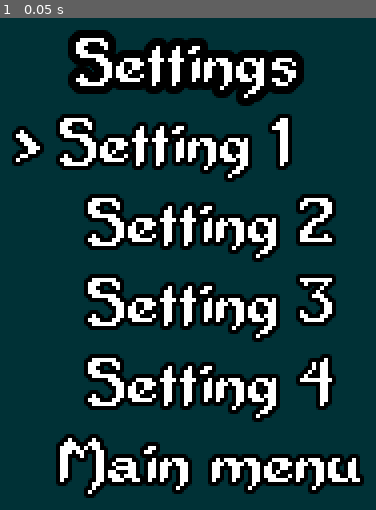
Above: before the commit, frame 1.
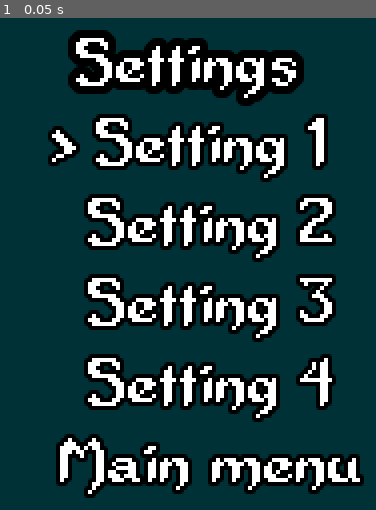
Above: after the commit, the same moment.

Repository: OortCloud42/abyssians
Game: Godot game, scene res://Settings.tscn
The game is run twice, just before and just after one commit, with the same random seed, the same clock (stepped at 60 frames per second) and the same inputs. This scene is started directly instead of the project's main scene.
Inputs:
- Up to frame 1 (0.05 s): no input

The runs differ from the first frame. In frame 1, 5.7% of the frame differs, in the area x 3-88%, y 19-34%.

Commit message:
Minor UI improvements

Diff:
--- a/src/Settings.tscn
+++ b/src/Settings.tscn
@@ -65,12 +65,12 @@
 margin_bottom = 96.0
 
 [node name="CenterContainer" type="CenterContainer" parent="SettingsMenu/CenterContainer/VBoxContainer/CenterContainer2/VBoxContainer"]
-margin_right = 69.0
+margin_right = 87.0
 margin_bottom = 16.0
-size_flags_horizontal = 0
 
 [node name="HBoxContainer" type="HBoxContainer" parent="SettingsMenu/CenterContainer/VBoxContainer/CenterContainer2/VBoxContainer/CenterContainer"]
-margin_right = 69.0
+margin_left = 9.0
+margin_right = 78.0
 margin_bottom = 16.0
 alignment = 1
 
@@ -94,6 +94,8 @@
 margin_top = 20.0
 margin_right = 87.0
 margin_bottom = 36.0
+grow_horizontal = 2
+grow_vertical = 2
 
 [node name="HBoxContainer" type="HBoxContainer" parent="SettingsMenu/CenterContainer/VBoxContainer/CenterContainer2/VBoxContainer/CenterContainer2"]
 margin_left = 7.0
--- a/src/project.godot
+++ b/src/project.godot
@@ -62,8 +62,8 @@
 }
 move_down={
 "deadzone": 0.5,
-"events": [ Object(InputEventKey,"resource_local_to_scene":false,"resource_name":"","device":0,"alt":false,"shift":false,"control":false,"meta":false,"command":false,"pressed":false,"scancode":16777234,"unicode":0,"echo":false,"script":null)
-, Object(InputEventKey,"resource_local_to_scene":false,"resource_name":"","device":0,"alt":false,"shift":false,"control":false,"meta":false,"command":false,"pressed":false,"scancode":83,"unicode":0,"echo":false,"script":null)
+"events": [ Object(InputEventKey,"resource_local_to_scene":false,"resource_name":"","device":0,"alt":false,"shift":false,"control":false,"meta":false,"command":false,"pressed":false,"scancode":83,"unicode":0,"echo":false,"script":null)
+, Object(InputEventKey,"resource_local_to_scene":false,"resource_name":"","device":0,"alt":false,"shift":false,"control":false,"meta":false,"command":false,"pressed":false,"scancode":16777234,"unicode":0,"echo":false,"script":null)
  ]
 }
 
